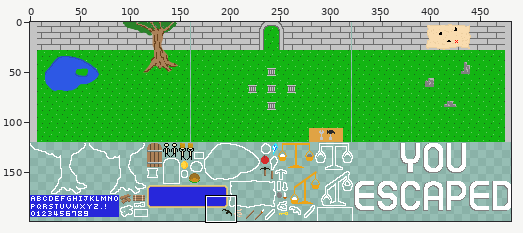
Edited in one commit: sprite sheet (dist/map.png). The picture above shows the old version from afar; the outline marks the close-up.
Close-up. Earlier state:
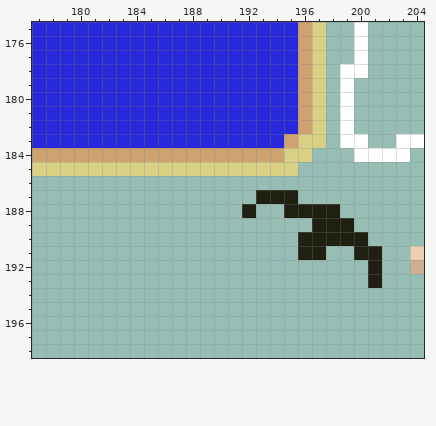
The file is 481x199 pixels. Pixels under 10% opacity are left out. Colours within 5 levels of each other are drawn and written as one. Shown: x 177..204, y 175..198.
New version:
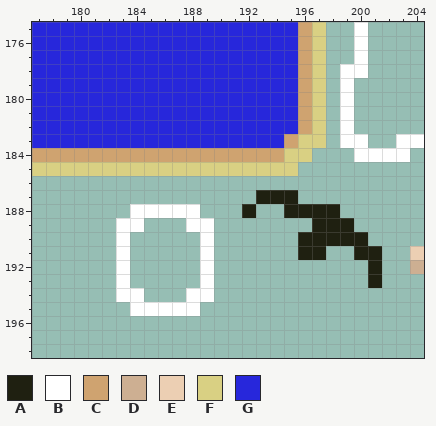
Palette (. is transparent): A #1f2011  B #ffffff  C #cfa370  D #cdaf92  E #eccfb3  F #d9d083  G #2727db
What changed:
@@ x 181..191 @@
 187 ...........
-188 ...........
-189 ...........
-190 ...........
-191 ...........
-192 ...........
-193 ...........
-194 ...........
-195 ...........
+188 ...BBBBB...
+189 ..BB...BB..
+190 ..B.....B..
+191 ..B.....B..
+192 ..B.....B..
+193 ..B.....B..
+194 ..BB...BB..
+195 ...BBBBB...
 196 ...........
